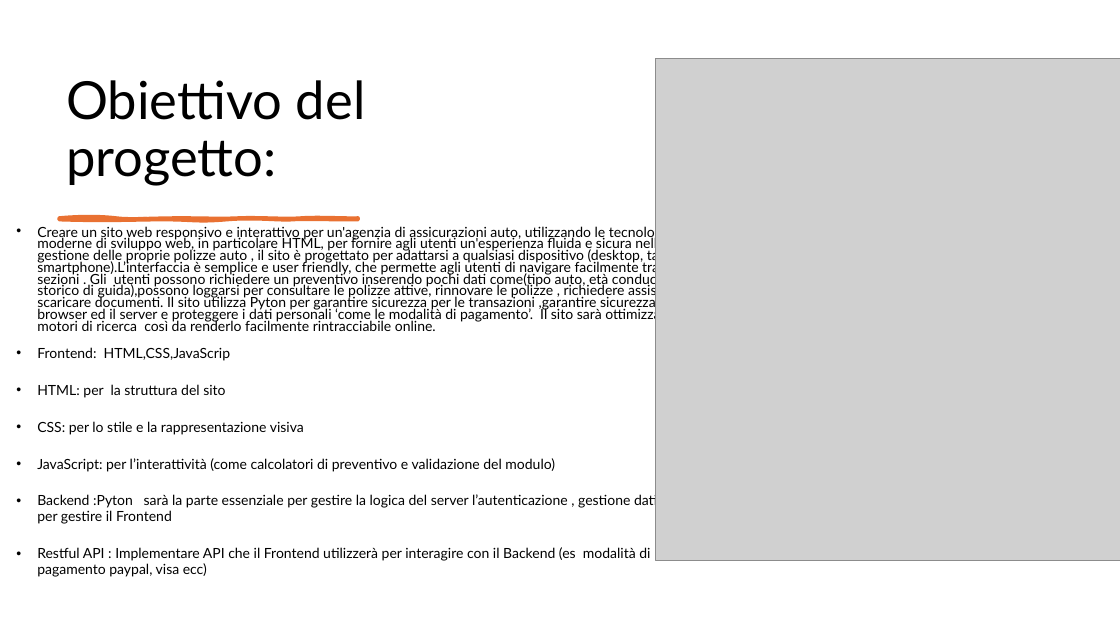
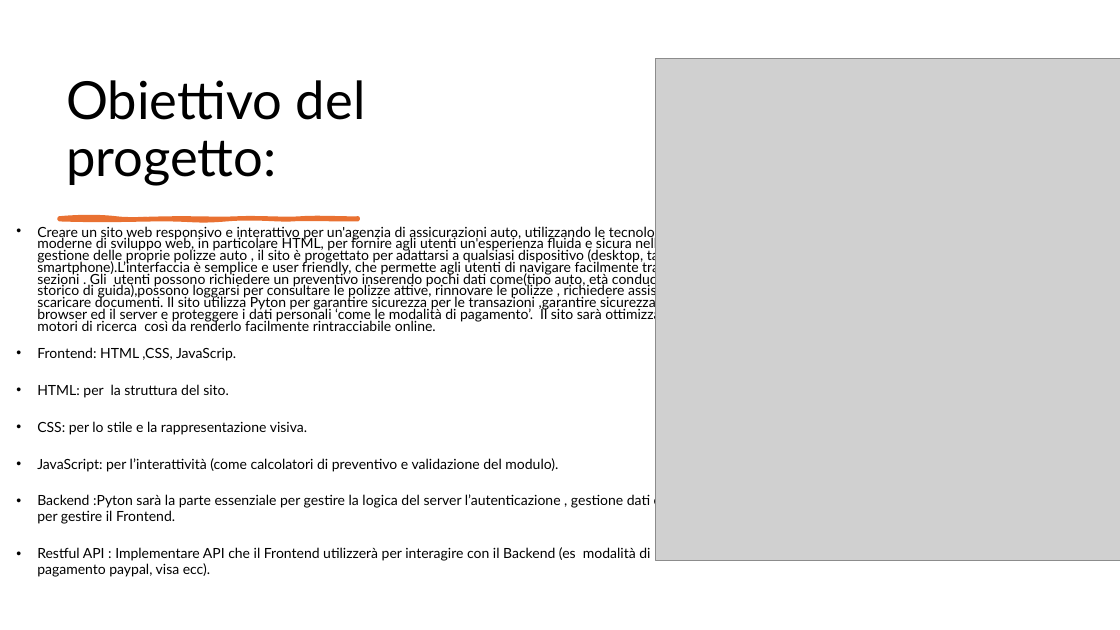
Before and after one commit to Progetti-Universita/tech_web, a slide deck: slide 2 of AssicuraMe.pptx. Drawn at 1120x630 pixels with LibreOffice and Linux fonts; fonts in the diff are those of the drawing; grey boxes stand for pictures. Boxes give left, top, right and bottom in pixels: in the first picture for what was removed or moved away, otherwise in the second. Text is boxed around its words. In the diff, an @@ line names an element or a change of style, - is before the commit and + after.

Commit message:
modifica presentazione powepoint
ultima modifica ortografia

```diff
--- a/AssicuraMe.pptx
+++ b/AssicuraMe.pptx
@@ text at (37,347,661,577): text changed @@
-• Frontend: HTML,CSS,JavaScrip
-• HTML: per la struttura del sito
-• CSS: per lo stile e la rappresentazione visiva
-• JavaScript: per l’interattività (come calcolatori di preventivo e validazione del modulo)
-• Backend :Pyton sarà la parte essenziale per gestire la logica del server l’autenticazione , gestione dati e le API per gestire il Frontend
-• Restful API : Implementare API che il Frontend utilizzerà per interagire con il Backend (es modalità di pagamento paypal, visa ecc)
+• Frontend: HTML ,CSS, JavaScrip.
+• HTML: per la struttura del sito.
+• CSS: per lo stile e la rappresentazione visiva.
+• JavaScript: per l’interattività (come calcolatori di preventivo e validazione del modulo).
+• Backend :Pyton sarà la parte essenziale per gestire la logica del server l’autenticazione , gestione dati e le API per gestire il Frontend.
+• Restful API : Implementare API che il Frontend utilizzerà per interagire con il Backend (es modalità di pagamento paypal, visa ecc).
```
